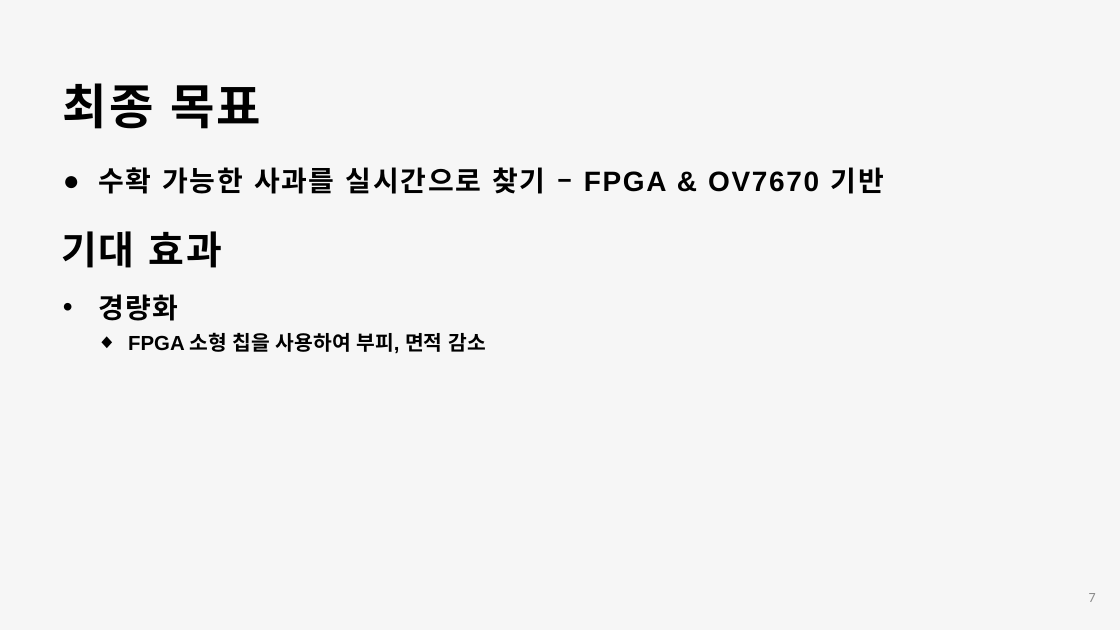
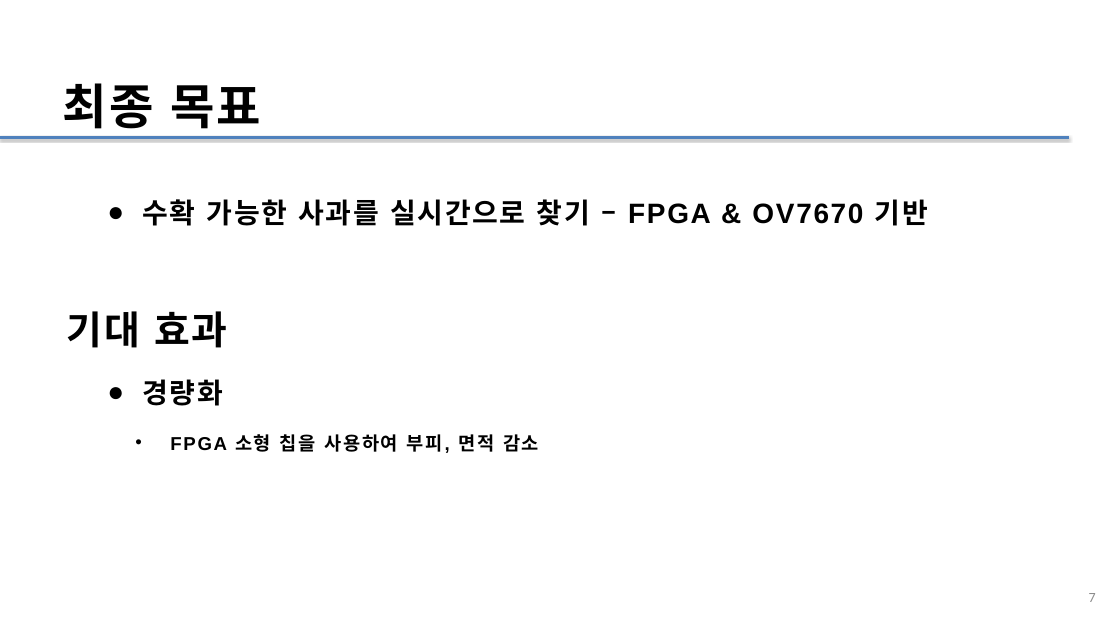
Before and after one commit to Kkumteulyi/2024-CapStone, a slide deck: slide 7 of 캡스톤_(정윤혁,차동근)_1208.pptx. Drawn at 1120x630 pixels with LibreOffice and Linux fonts; fonts in the diff are those of the drawing. Boxes give left, top, right and bottom in pixels: in the first picture for what was removed or moved away, otherwise in the second. Text is boxed around its words. In the diff, an @@ line names an element or a change of style, - is before the commit and + after.

```diff
--- a/캡스톤_(정윤혁,차동근)_1208.pptx
+++ b/캡스톤_(정윤혁,차동근)_1208.pptx
@@ background #F6F6F6 to #FFFFFF @@
@@ line added from (0, 138) to (1068, 138), #4F81BD 3 pt @@
@@ text "수확 가능한 사과를 실시간으로 찾기 ...": place and size @@
-text "수확 가능한 사과를 실시간으로 찾기 ..." at (98,167,884,194)
+text "수확 가능한 사과를 실시간으로 찾기 ..." at (142,199,928,226)
@@ text "기대 효과": place and size @@
-text "기대 효과" at (61,231,222,268)
+text "기대 효과" at (67,311,227,348)
@@ text removed at (98,294,179,321) @@
-• 경량화
@@ text "경량화": place and size @@
-text "경량화" at (128,332,485,353)
+text "경량화" at (142,379,539,453)
@@ text at (142,379,223,406): paragraph added @@
+● 경량화
@@ text at (170,434,539,453): size 26.2 to 24 pt, letter spacing 0 to 2.2 pt in "FPGA 소형 칩을 사용하여 부피, 면적 감소"; bullet ◆ to •; list level 1 to 2 in "FPGA 소형 칩을 사용하여 부피, ..."; line spacing 36.6pt to 2 @@
```
Also in this commit, not shown: 17 other slides changed, 20 slides added, 4 slides removed.
